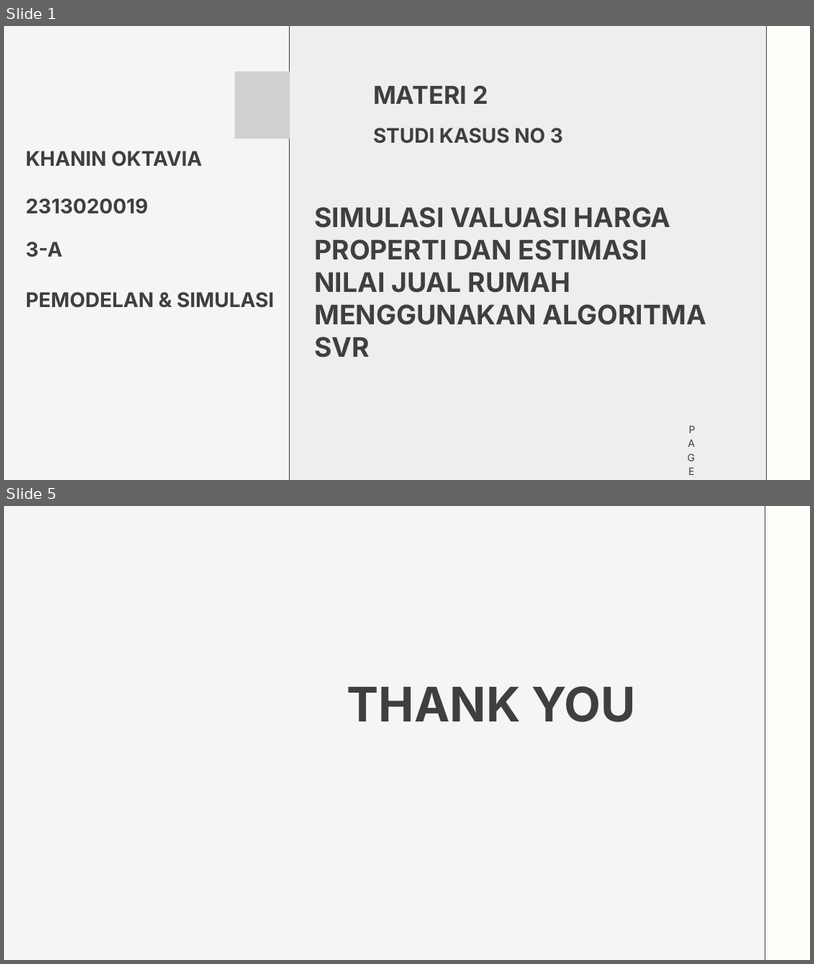
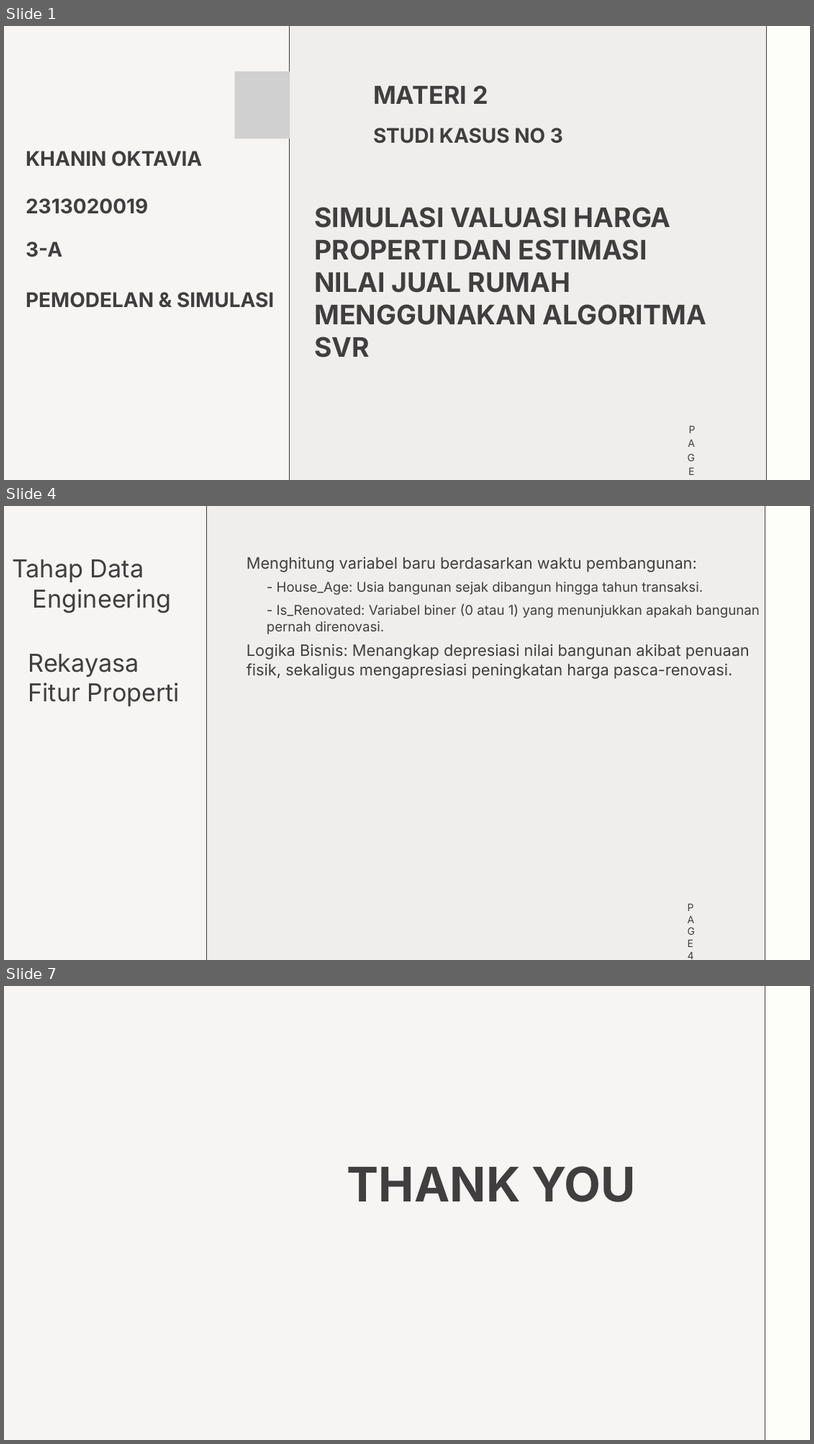
Before and after one commit to chilmi89/property_valuation, a slide deck: 0019_studi_kasus3_materi_2_khanin_oktavia.pptx. Shown one above the other, each under a label of ours: slides 1 and 5 before the commit, slides 1, 4 and 7 after it; the slides between them are not shown. The pictures are 814x964 and 814x1444 pixels, drawn with LibreOffice and Linux fonts; fonts in the diff are those of the drawing; grey boxes stand for pictures. Boxes give left, top, right and bottom in pixels: in the first picture for what was removed or moved away, otherwise in the second. Text is boxed around its words. In the diff, an @@ line names an element or a change of style, - is before the commit and + after.

```diff
--- a/0019_studi_kasus3_materi_2_khanin_oktavia.pptx
+++ b/0019_studi_kasus3_materi_2_khanin_oktavia.pptx
@@ slide 4 added at [4, 506, 810, 960], background #EFEEEC @@
@@ freeform shape added at [4, 506, 206, 960], fill #F6F5F3, outline #403E3E 0.75 pt @@
@@ freeform shape added at [765, 506, 810, 960], fill #FDFDFA, outline #403E3E 0.75 pt @@
@@ text added at [12, 559, 172, 613], 44 pt, text #403E3E @@
+Tahap Data
+Engineering
@@ text added at [247, 556, 760, 679], 28 pt, text #403E3E @@
+Menghitung variabel baru berdasarkan waktu pembangunan:
+  - House_Age: Usia bangunan sejak dibangun hingga tahun transaksi.
+  - Is_Renovated: Variabel biner (0 atau 1) yang menunjukkan apakah bangunan pernah direnovasi.
+Logika Bisnis: Menangkap depresiasi nilai bangunan akibat penuaan fisik, sekaligus mengapresiasi peningkatan harga pasca-renovasi.
@@ text added at [28, 654, 180, 706], 44 pt, text #403E3E @@
+Rekayasa Fitur Properti
@@ text added at [688, 952, 694, 959], 18 pt, text #403E3E @@
+PAGE 4
@@ what was slide 5 is now slide 7 @@
```
Also in this commit, not shown: 3 slides changed, 1 other slide added, 1 other file.
